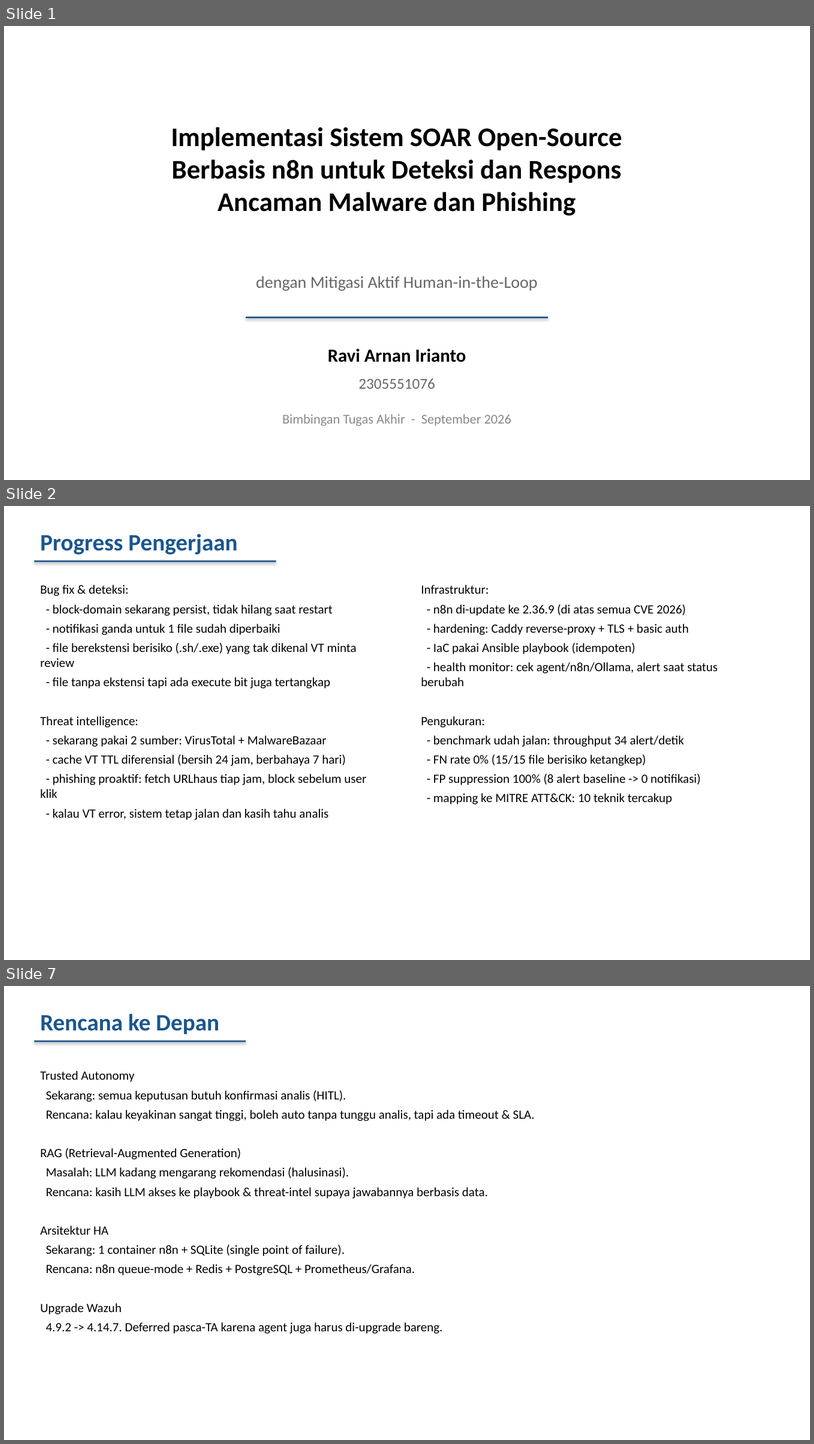
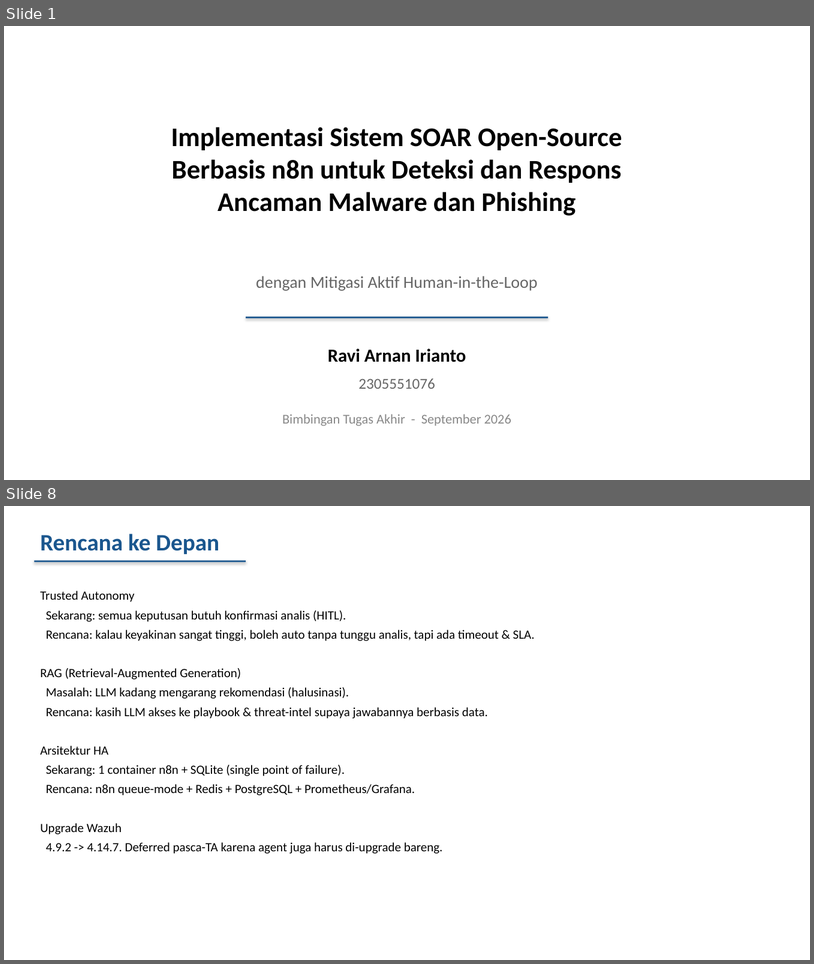
Before and after one commit to ravi-arnan/soar-project, a slide deck: docs/BIMBINGAN-TA-SOAR.pptx. Shown one above the other, each under a label of ours: slides 1, 2 and 7 before the commit, slides 1 and 8 after it; the slides between them are not shown. The pictures are 814x1444 and 814x964 pixels, drawn with LibreOffice and Linux fonts; fonts in the diff are those of the drawing. Boxes give left, top, right and bottom in pixels: in the first picture for what was removed or moved away, otherwise in the second. Text is boxed around its words. In the diff, an @@ line names an element or a change of style, - is before the commit and + after.

Commit message:
docs: PPT v5 — tambah tabel perbandingan + roadmap
Slide baru:
- Slide 2: Latar belakang (masalah SOC + yang ditawarkan)
- Slide 3: Tabel perbandingan (SOC Manual vs SOAR Komersial vs Shuffle vs Sistem Ini)
- Slide 7: Tabel roadmap (18 item, status + tanggal)

Total 9 slides:
1. Cover
2. Latar Belakang
3. Perbandingan (apa yang unggul)
4. Arsitektur (diagram)
5. Alur Keputusan
6. Hasil Pengukuran
7. Roadmap Pengerjaan
8. Rencana ke Depan
9. Penutup

```diff
--- a/docs/BIMBINGAN-TA-SOAR.pptx
+++ b/docs/BIMBINGAN-TA-SOAR.pptx
@@ slide 2 removed at (4,506,810,960), background #FFFFFF @@
@@ text removed at (40,534,237,555) @@
-Progress Pengerjaan
@@ rectangle removed at (34,561,276,562) @@
@@ text removed at (40,585,366,820) @@
-Bug fix & deteksi:
-- block-domain sekarang persist, tidak hilang saat restart
-- notifikasi ganda untuk 1 file sudah diperbaiki
-- file berekstensi berisiko (.sh/.exe) yang tak dikenal VT minta review
-- file tanpa ekstensi tapi ada execute bit juga tertangkap
-Threat intelligence:
-- sekarang pakai 2 sumber: VirusTotal + MalwareBazaar
-- cache VT TTL diferensial (bersih 24 jam, berbahaya 7 hari)
-- phishing proaktif: fetch URLhaus tiap jam, block sebelum user klik
-- kalau VT error, sistem tetap jalan dan kasih tahu analis
@@ text removed at (421,585,718,804) @@
-Infrastruktur:
-- n8n di-update ke 2.36.9 (di atas semua CVE 2026)
-- hardening: Caddy reverse-proxy + TLS + basic auth
-- IaC pakai Ansible playbook (idempoten)
-- health monitor: cek agent/n8n/Ollama, alert saat status berubah
-Pengukuran:
-- benchmark udah jalan: throughput 34 alert/detik
-- FN rate 0% (15/15 file berisiko ketangkep)
-- FP suppression 100% (8 alert baseline -> 0 notifikasi)
-- mapping ke MITRE ATT&CK: 10 teknik tercakup
@@ what was slide 7 is now slide 8 @@
```
Also in this commit, not shown: 3 slides changed, 3 slides added, 1 other slide removed, 1 other file.
